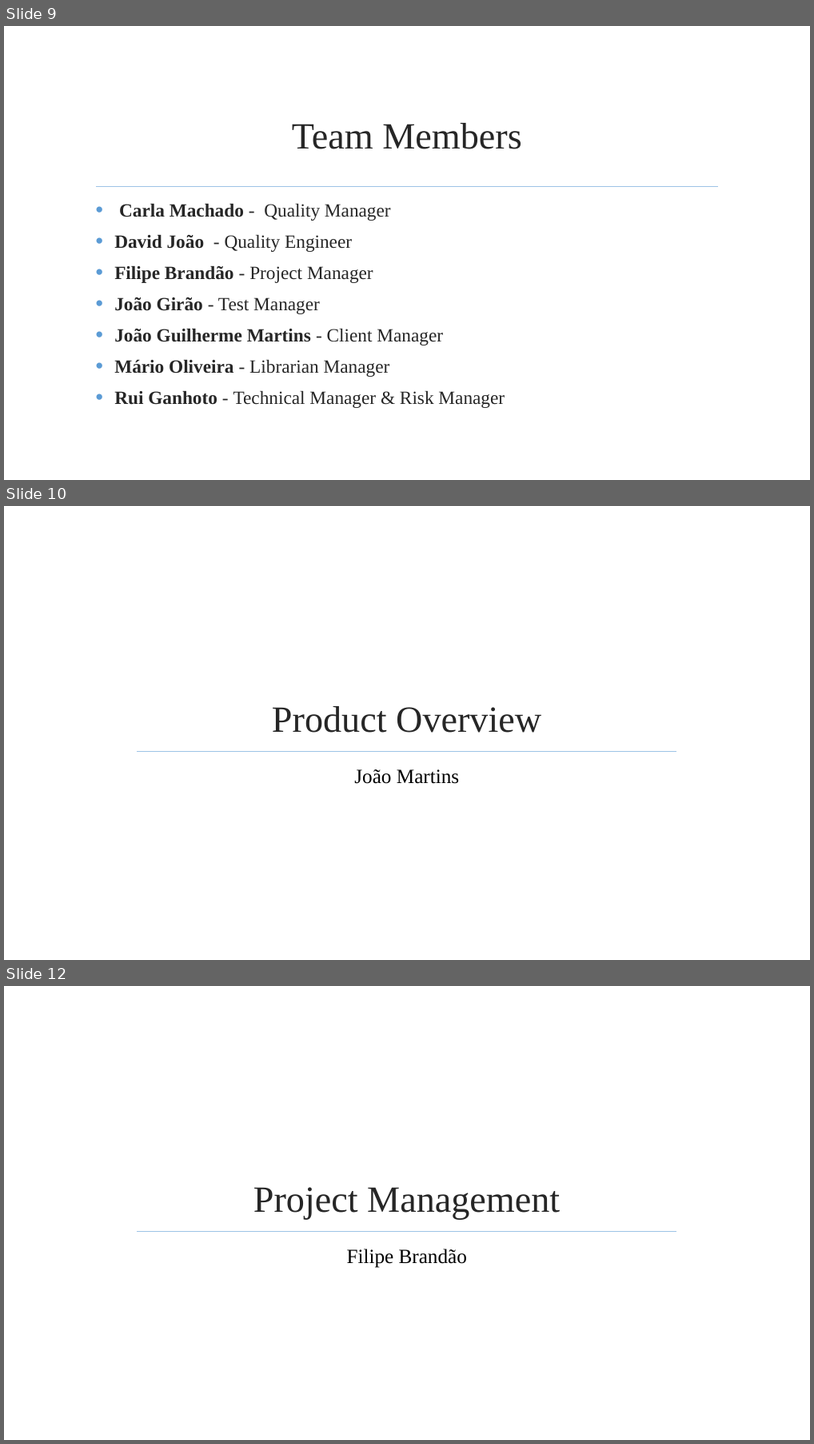
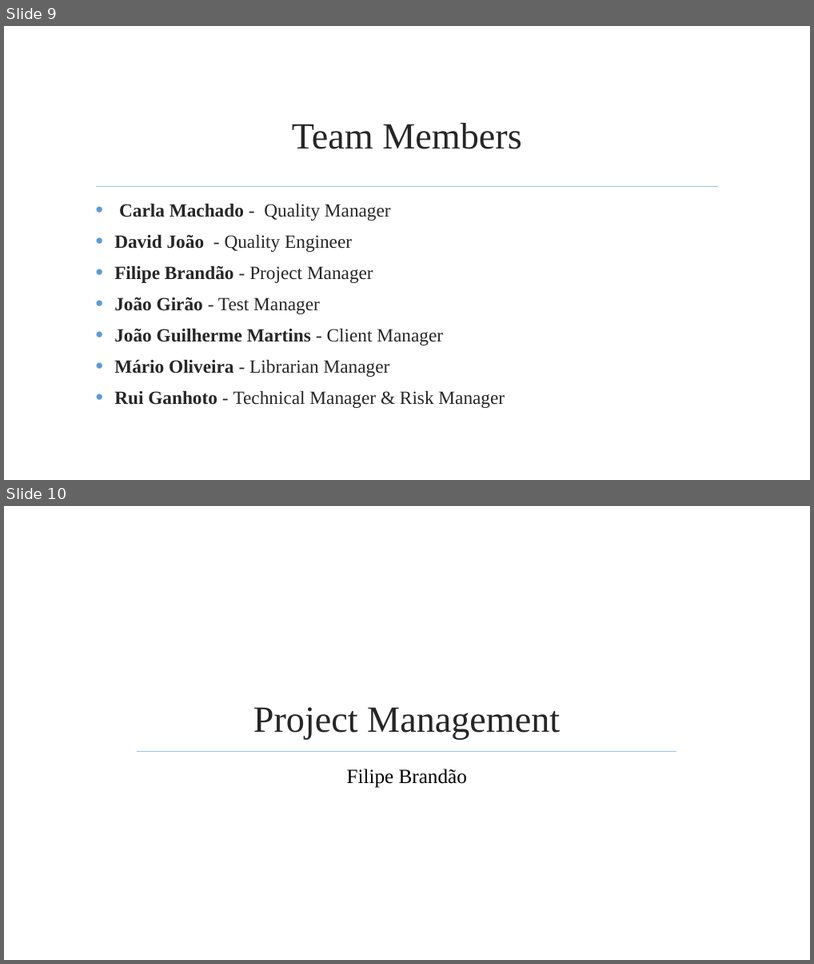
Before and after one commit to jmgirao/projetosoftware1213, a slide deck: Final Presentation/Presentation.pptx. Shown one above the other, each under a label of ours: slides 9, 10 and 12 before the commit, slides 9 and 10 after it; the slides between them are not shown. The pictures are 814x1444 and 814x964 pixels, drawn with LibreOffice and Linux fonts; fonts in the diff are those of the drawing; background and template pictures are left out. Boxes give left, top, right and bottom in pixels: in the first picture for what was removed or moved away, otherwise in the second. Text is boxed around its words. In the diff, an @@ line names an element or a change of style, - is before the commit and + after.

```diff
--- a/Final Presentation/Presentation.pptx
+++ b/Final Presentation/Presentation.pptx
@@ slide 10 removed at bbox=[4, 506, 810, 960], background picture (left out); not listed: 1 template element that a slide beside it also shows @@
@@ title removed at bbox=[272, 706, 542, 732] @@
-Product Overview
@@ text removed at bbox=[354, 769, 459, 784] @@
-João Martins
@@ what was slide 12 is now slide 10 @@
```
Also in this commit, not shown: 4 slides changed, 2 other slides removed.
